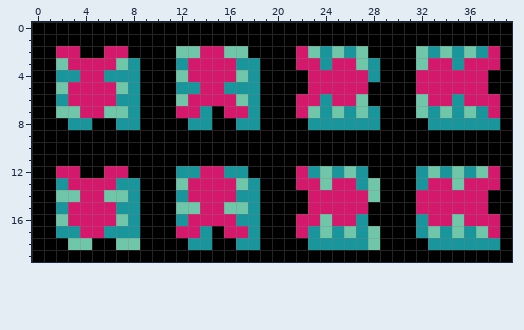
A pixel-art sprite gets an edit: resources/sprites/robot_moving.png. That is the earlier state.
The file is 40x20 pixels.
New version:
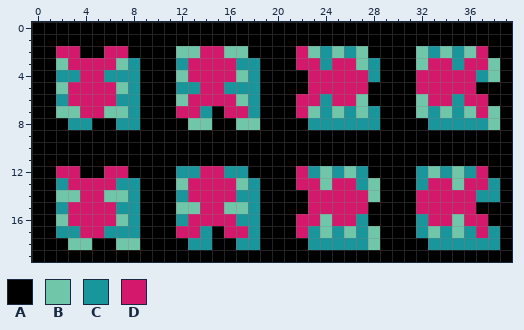
Palette (. is transparent): A #000000  B #70c6a9  C #19959c  D #d4186c
Commit message: Fix robot animations Signed-off-by: Krzysztof Furtak <kfurtak1024@gmail.com>
Changes in this commit:
Changed rows in their new state; - is an unchanged pixel.
first column x 13:
 2 ------------------------DA
 3 -------------------------B
 4 ------------------------CB
 5 ------------------------A-
 6 -------------------------A
 7 ------------------------DB
 8 BB--BB-------------------B
first column x 37:
12 DA
13 -C
14 CC
15 A-
16 -A
17 DC
Where, in picture pixels (left, top, right, bottom), the same in both pictures:
changed: (476, 46, 500, 130)
changed: (188, 118, 260, 130)
changed: (476, 166, 500, 238)
